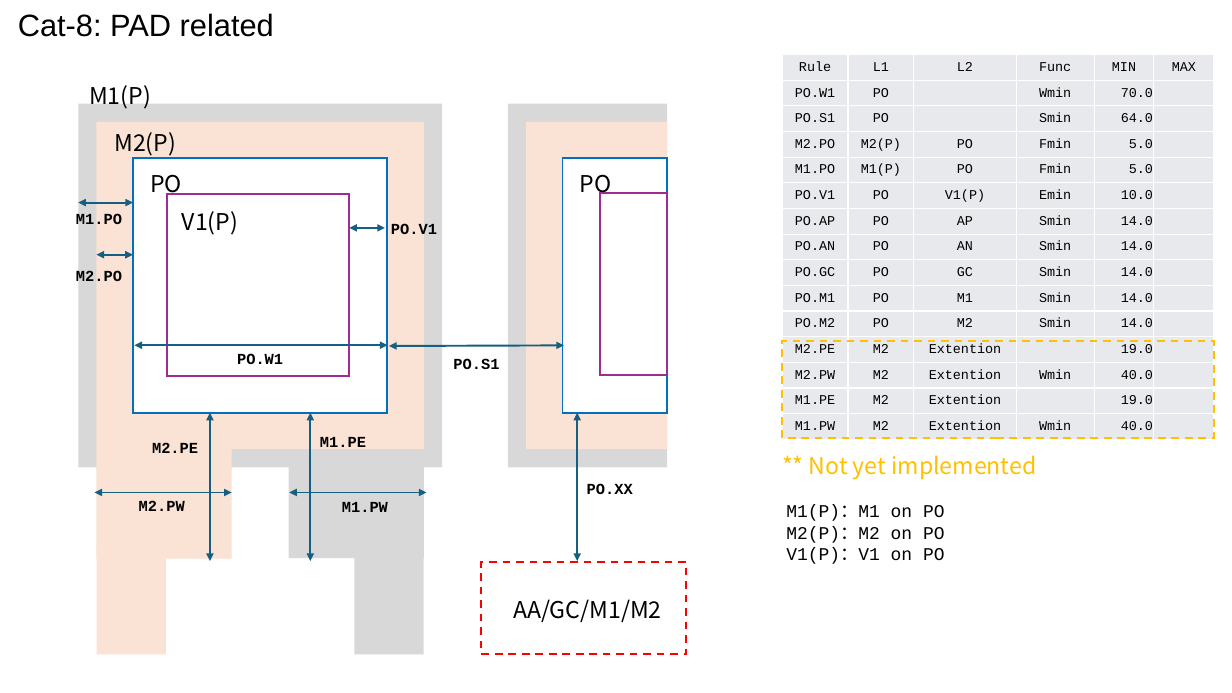
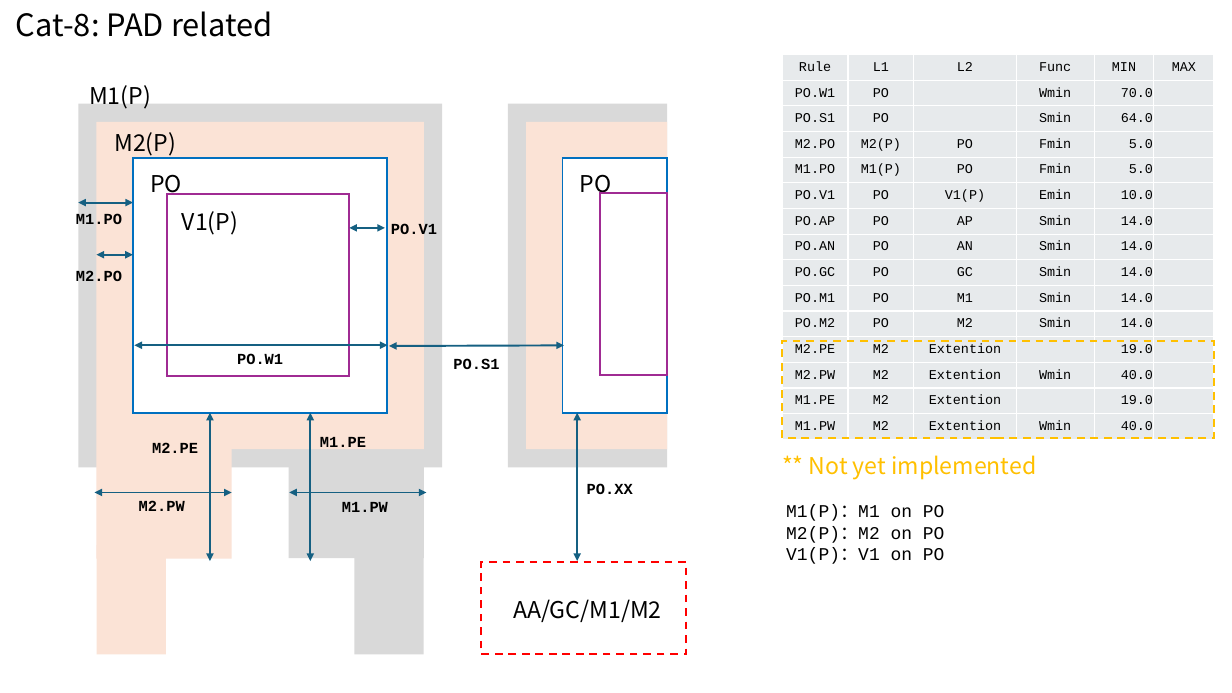
Before and after one commit to d-m-bailey/TR-1um, a slide deck: slide 10 of Document/TR-1um_DRC_summary.pptx. Drawn at 1232x693 pixels with LibreOffice and Linux fonts; fonts in the diff are those of the drawing. Boxes give left, top, right and bottom in pixels: in the first picture for what was removed or moved away, otherwise in the second. Text is boxed around its words. In the diff, an @@ line names an element or a change of style, - is before the commit and + after.

```diff
--- a/Document/TR-1um_DRC_summary.pptx
+++ b/Document/TR-1um_DRC_summary.pptx
@@ text "Cat-8: PAD related" at (x1=16, y1=11, x2=273, y2=37): font Arial to Noto Sans CJK JP @@
```
Also in this commit, not shown: 13 other slides changed, 1 other file.
